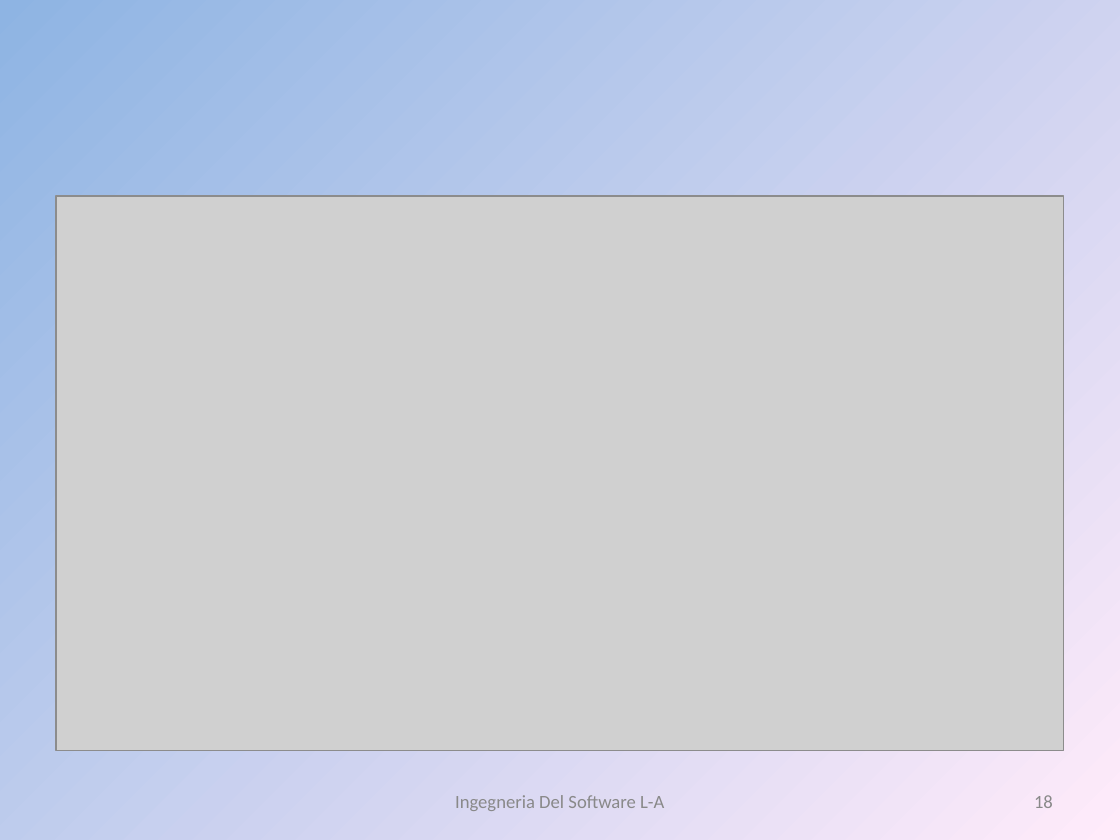
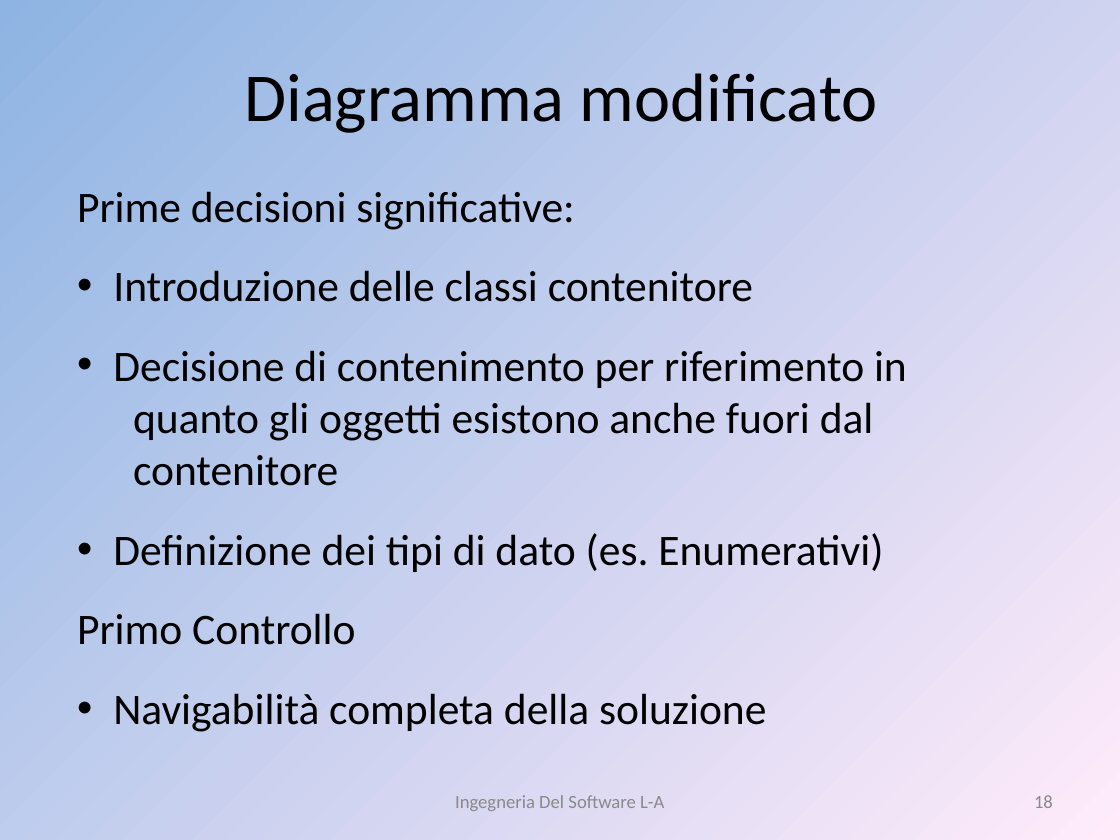
Before and after one commit to liannario/ingsoftbo, a slide deck: slide 18 of ViaggiateSicuri.ppt. Drawn at 1120x840 pixels with LibreOffice and Linux fonts; fonts in the diff are those of the drawing; grey boxes stand for pictures. Boxes give left, top, right and bottom in pixels: in the first picture for what was removed or moved away, otherwise in the second. Text is boxed around its words. In the diff, an @@ line names an element or a change of style, - is before the commit and + after.

```diff
--- a/ViaggiateSicuri.ppt
+++ b/ViaggiateSicuri.ppt
@@ title added at (244,73,877,133), 44 pt, text #000000 @@
+Diagramma modificato
@@ picture removed at (56,196,1064,750) @@
@@ text added at (77,191,907,732), 28 pt, text #000000 @@
+Prime decisioni significative:
+• Introduzione delle classi contenitore
+• Decisione di contenimento per riferimento in
+  quanto gli oggetti esistono anche fuori dal
+  contenitore
+• Definizione dei tipi di dato (es. Enumerativi)
+Primo Controllo
+• Navigabilità completa della soluzione
```
Also in this commit, not shown: 8 slides added.
